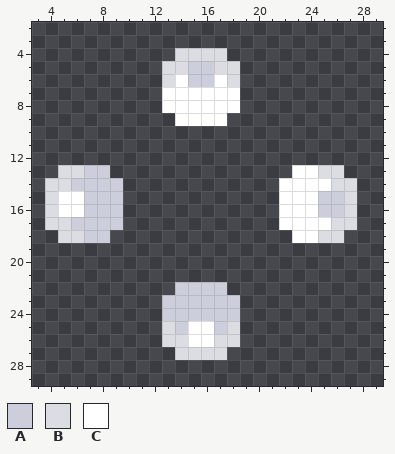
Pixel-art sprite, stored at sprites/blocks/production/minidrill-rotator.png. That is the earlier state.
The file is 32x32 pixels. Shown: x 3..29, y 2..29.
Palette (. is transparent): A #cccedb  B #dcdde3  C #ffffff
After:
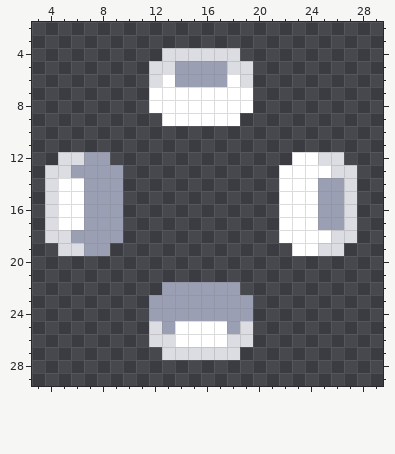
The exact change:
colour A: #cccedb -> #9a9fb4
y 4: x 13 . -> B; x 18 . -> B
y 5: x 12 . -> B; x 14 B -> A; x 17 B -> A; x 19 . -> B
y 6: x 12..14 .BC -> BCA; x 17..19 CB. -> ACB
y 7..8: x 12 . -> C; x 19 . -> C
y 9: x 13 . -> C; x 18 . -> C
y 12: x 5..8 .... -> BBAA; x 23..26 .... -> CCBB
y 13: x 4 . -> B; x 6 B -> A; x 9 . -> A; x 22 . -> C; x 25 B -> C; x 27 . -> B
y 14: x 5..6 BA -> CC; x 25..26 CB -> AA
y 17: x 5..6 BA -> CC; x 25..26 CB -> AA
y 18: x 4 . -> B; x 6 B -> A; x 9 . -> A; x 22 . -> C; x 25 B -> C; x 27 . -> B
y 19: x 5..8 .... -> BBAA; x 23..26 .... -> CCBB
y 22: x 13 . -> A; x 18 . -> A
y 23..24: x 12 . -> A; x 19 . -> A
y 25: x 12..14 .BA -> BAC; x 17..19 AB. -> CAB
y 26: x 12 . -> B; x 14 B -> C; x 17 B -> C; x 19 . -> B
y 27: x 13 . -> B; x 18 . -> B
Boxes around the changes in both pictures, in picture pixels (x1, y1, x2, y2):
changed: (45, 48, 357, 360)
